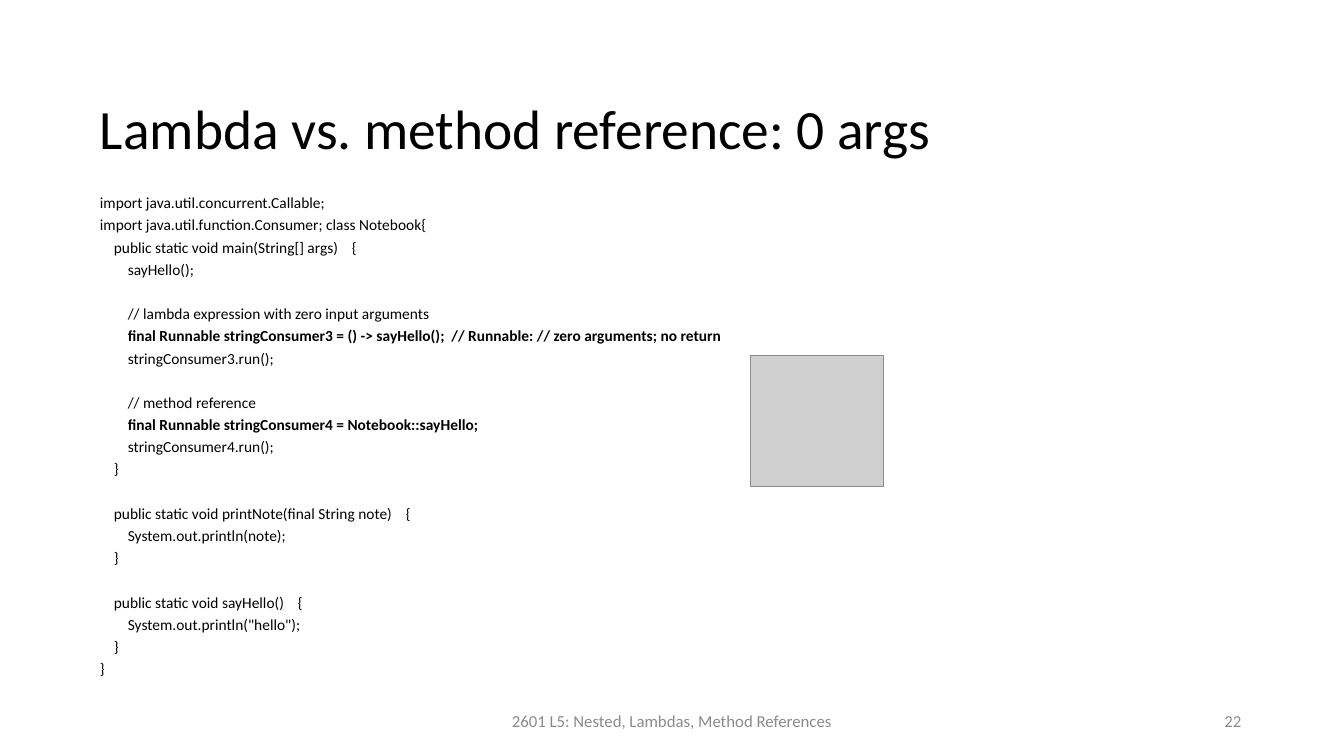
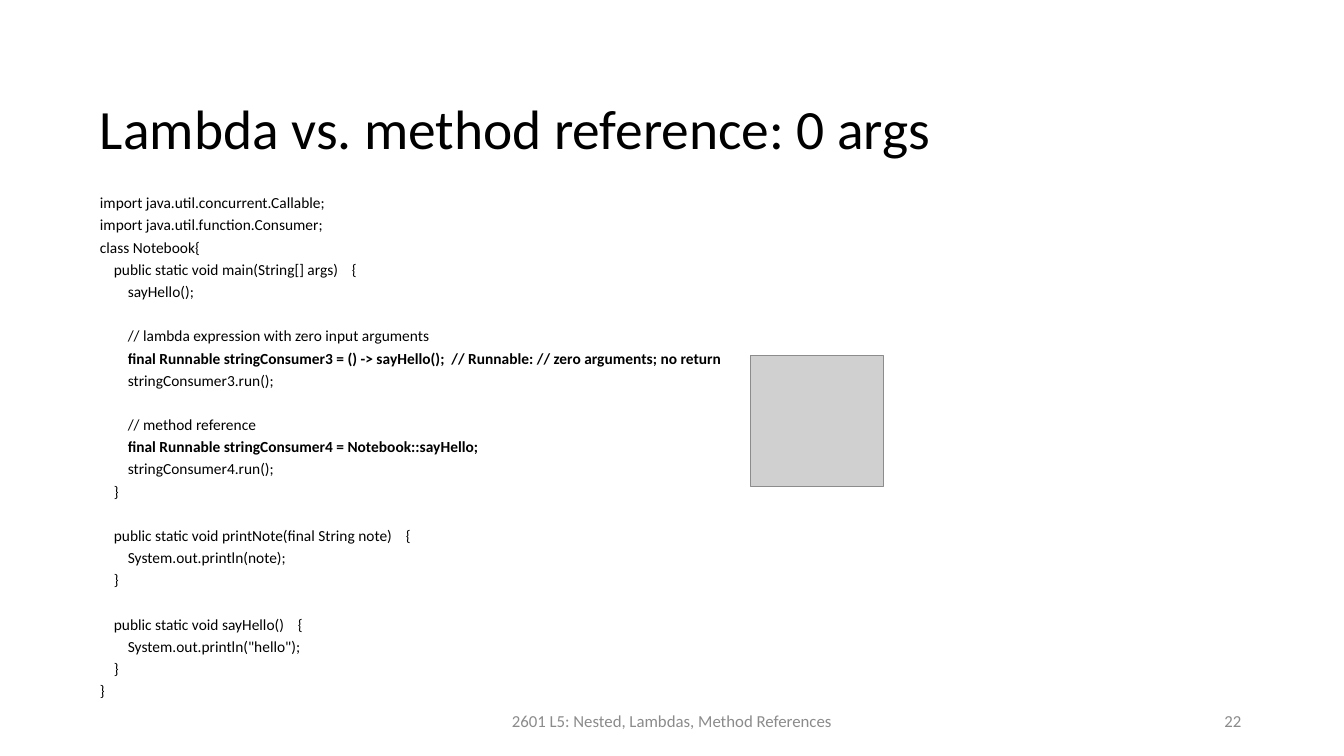
Before and after one commit to MonikaSzucs/2601-Java-Programming-Part-3-OOP, a slide deck: slide 22 of Class-5/2601-L5-Lambdas.pptx. Drawn at 1344x756 pixels with LibreOffice and Linux fonts; fonts in the diff are those of the drawing; grey boxes stand for pictures. Boxes give left, top, right and bottom in pixels: in the first picture for what was removed or moved away, otherwise in the second. Text is boxed around its words. In the diff, an @@ line names an element or a change of style, - is before the commit and + after.

```diff
--- a/Class-5/2601-L5-Lambdas.pptx
+++ b/Class-5/2601-L5-Lambdas.pptx
@@ text at bbox=[100, 219, 323, 255]: text changed @@
-import java.util.function.Consumer; class Notebook{
+import java.util.function.Consumer;
+class Notebook{
```
Also in this commit, not shown: 1 other slide changed, 12 other files.
